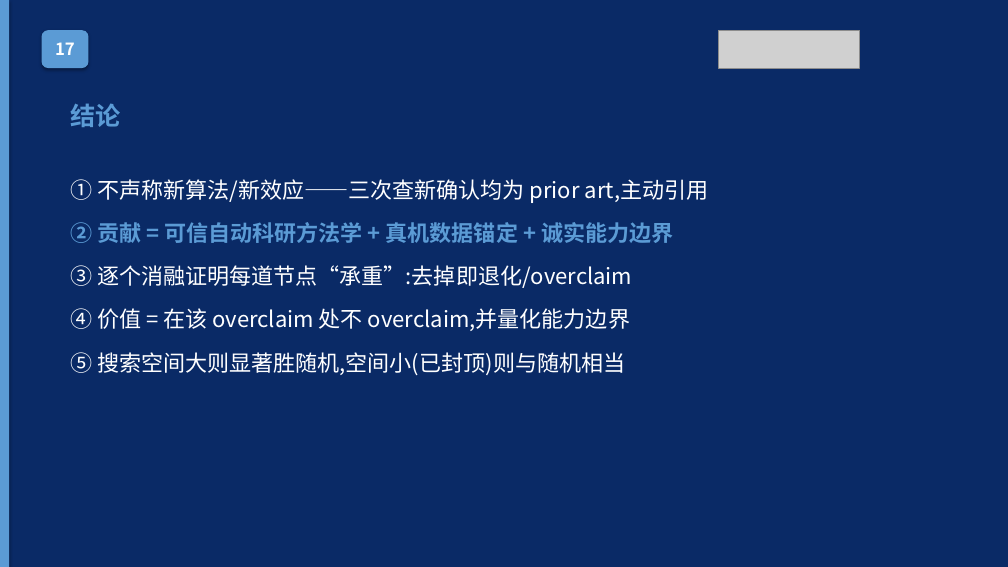
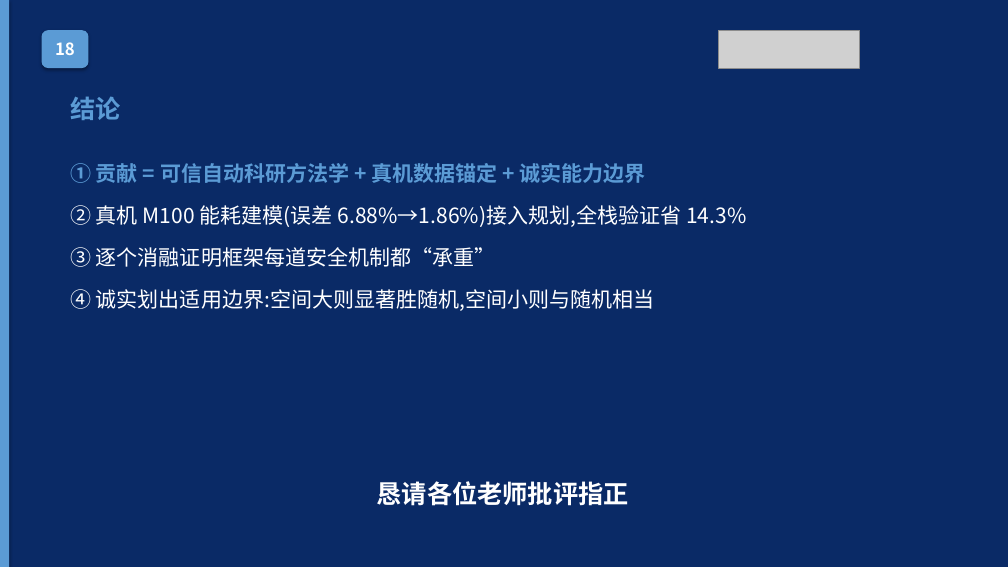
Before and after one commit to wbz0429/PathPlanningwithEnergy, a slide deck: slide 21 of autoresearch/energy_m100/experiments/midterm_defense.pptx (slide 20 before the commit). Drawn at 1008x567 pixels with LibreOffice and Linux fonts; fonts in the diff are those of the drawing; grey boxes stand for pictures. Boxes give left, top, right and bottom in pixels: in the first picture for what was removed or moved away, otherwise in the second. Text is boxed around its words. In the diff, an @@ line names an element or a change of style, - is before the commit and + after.

```diff
--- a/autoresearch/energy_m100/experiments/midterm_defense.pptx
+++ b/autoresearch/energy_m100/experiments/midterm_defense.pptx
@@ text in rounded rectangle at (x1=55, y1=42, x2=75, y2=55): text changed @@
-17
+18
@@ text "结论" moved from (x1=70, y1=103, x2=120, y2=127) to (x1=70, y1=96, x2=120, y2=120) @@
@@ text at (x1=70, y1=163, x2=746, y2=311): text changed; size 21 to 20 pt @@
-① 不声称新算法/新效应——三次查新确认均为 prior art,主动引用
-② 贡献 = 可信自动科研方法学 + 真机数据锚定 + 诚实能力边界
-③ 逐个消融证明每道节点“承重”:去掉即退化/overclaim
-④ 价值 = 在该 overclaim 处不 overclaim,并量化能力边界
-⑤ 搜索空间大则显著胜随机,空间小(已封顶)则与随机相当
+① 贡献 = 可信自动科研方法学 + 真机数据锚定 + 诚实能力边界
+② 真机 M100 能耗建模(误差 6.88%→1.86%)接入规划,全栈验证省 14.3%
+③ 逐个消融证明框架每道安全机制都“承重”
+④ 诚实划出适用边界:空间大则显著胜随机,空间小则与随机相当
@@ text added at (x1=377, y1=481, x2=629, y2=506), 24 pt, text #FFFFFF, bold @@
+恳请各位老师批评指正
```
Also in this commit, not shown: 1 other slide changed, 3 other files.
